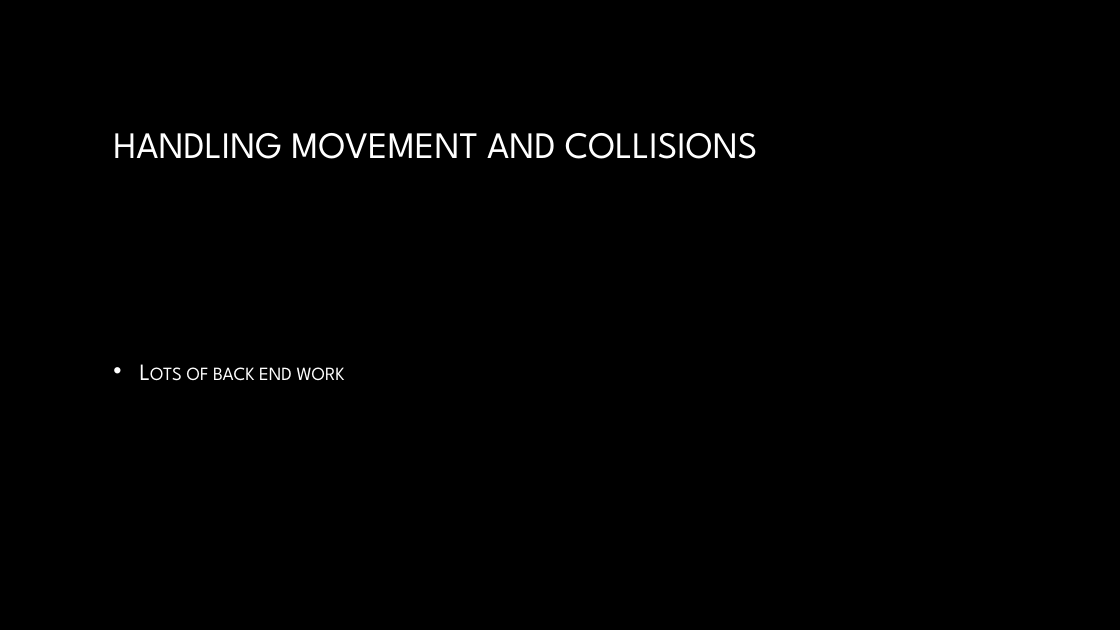
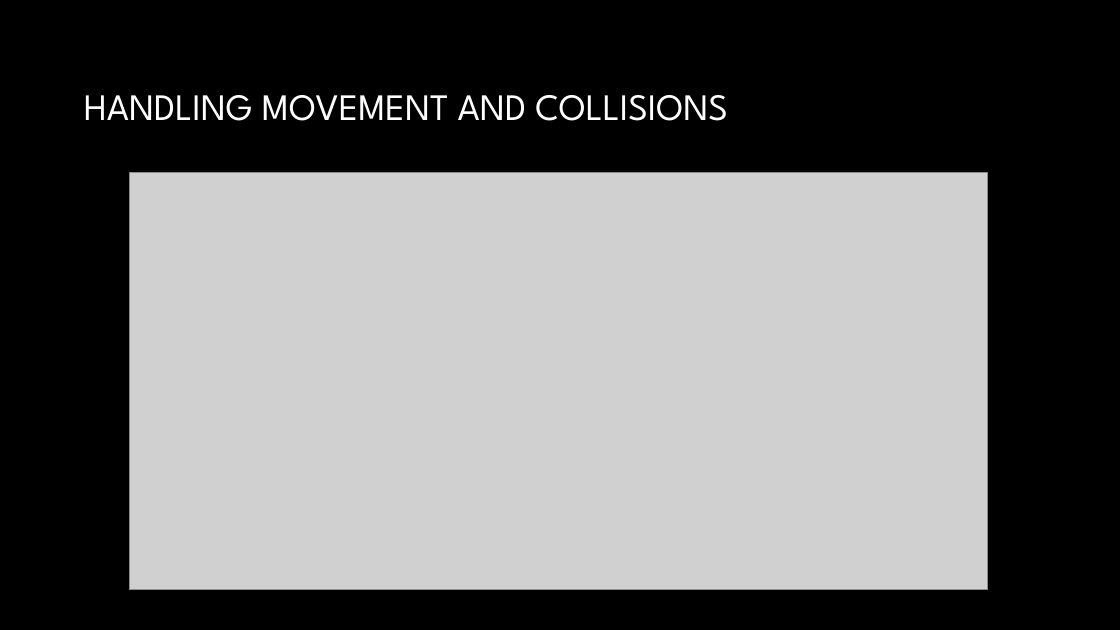
Before and after one commit to losborne/TheREKTangle, a slide deck: slide 9 of ProjectDocumentation/ProjectArchitecture.pptx (slide 7 before the commit). Drawn at 1120x630 pixels with LibreOffice and Linux fonts; fonts in the diff are those of the drawing; grey boxes stand for pictures; background and template pictures are left out. Boxes give left, top, right and bottom in pixels: in the first picture for what was removed or moved away, otherwise in the second. Text is boxed around its words. In the diff, an @@ line names an element or a change of style, - is before the commit and + after.

```diff
--- a/ProjectDocumentation/ProjectArchitecture.pptx
+++ b/ProjectDocumentation/ProjectArchitecture.pptx
@@ title "HANDLING MOVEMENT AND COLLISIONS": place and size @@
-title "HANDLING MOVEMENT AND COLLISIONS" at [113,133,758,159]
+title "HANDLING MOVEMENT AND COLLISIONS" at [84,95,728,121]
@@ picture added at [129,172,988,590] @@
@@ text removed at [187,367,345,381] @@
-• Lots of back end work
```
Also in this commit, not shown: 1 other slide changed, 6 slides added, 4 slides removed, 1 other file.
